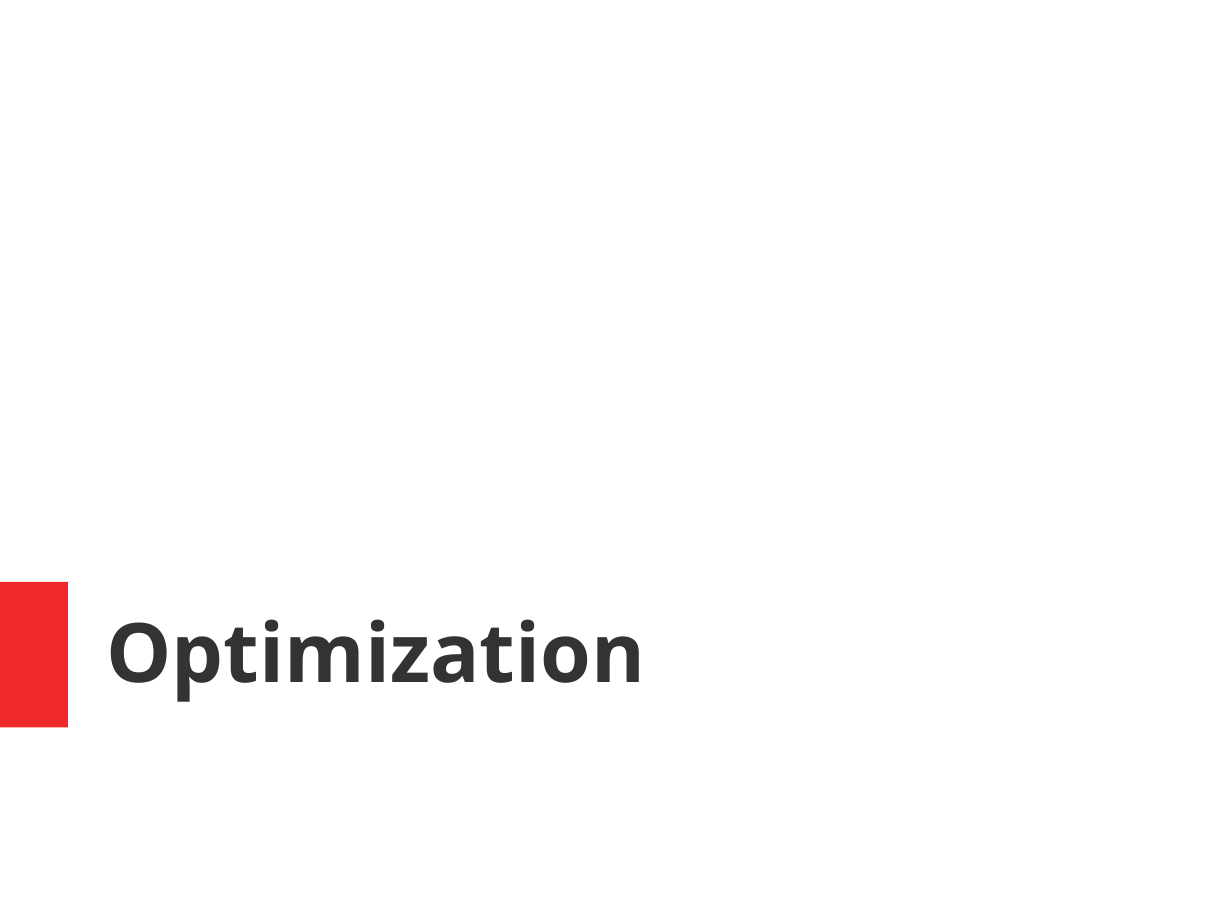
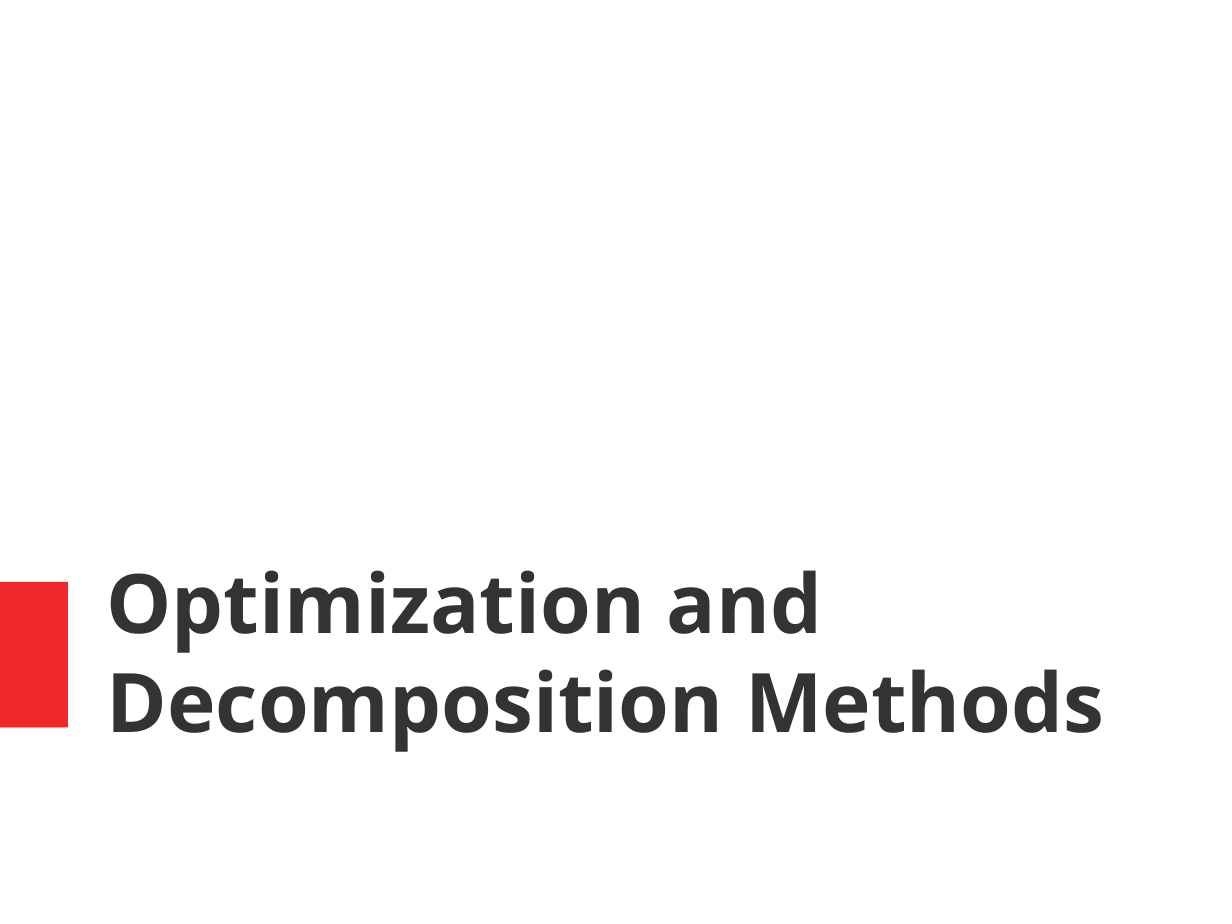
Before and after one commit to comp417-fall2019-tutorials/linear_algebra_tutorial, a slide deck: slide 23 of documentation/LinearAlgebra_Tutorial.pptx (slide 22 before the commit). Drawn at 1232x924 pixels with LibreOffice and Linux fonts; fonts in the diff are those of the drawing. Boxes give left, top, right and bottom in pixels: in the first picture for what was removed or moved away, otherwise in the second. Text is boxed around its words. In the diff, an @@ line names an element or a change of style, - is before the commit and + after.

```diff
--- a/documentation/LinearAlgebra_Tutorial.pptx
+++ b/documentation/LinearAlgebra_Tutorial.pptx
@@ text at (107,570,1104,752): text changed @@
-Optimization
+Optimization and Decomposition Methods
```
Also in this commit, not shown: 6 other slides changed, 1 slide added, 3 other files.
